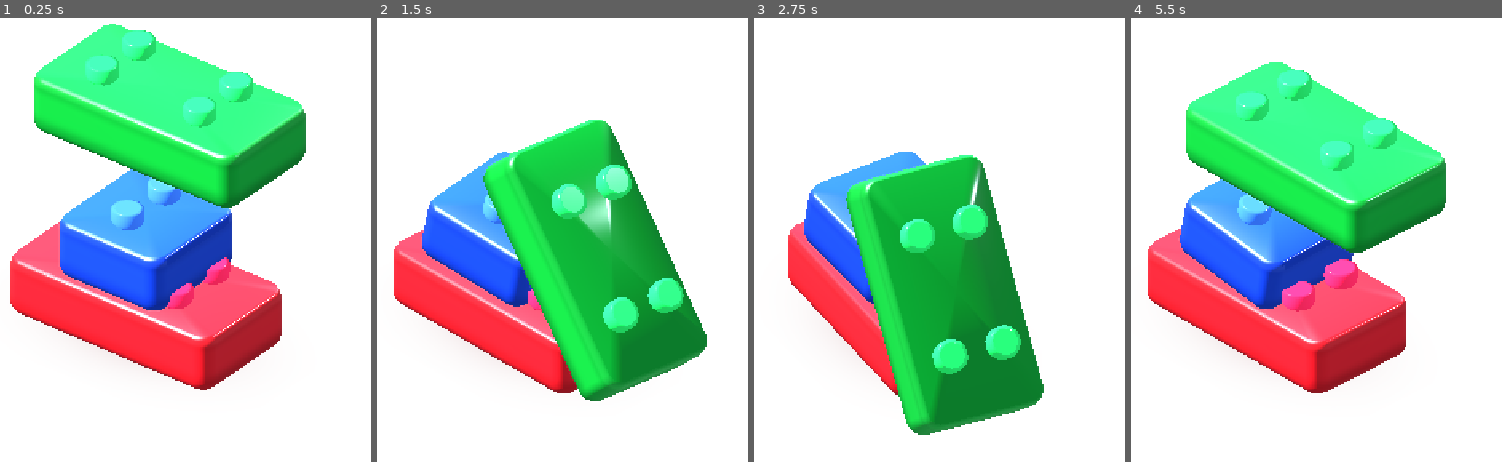
Above: before the commit, frames 1-4 (left to right).
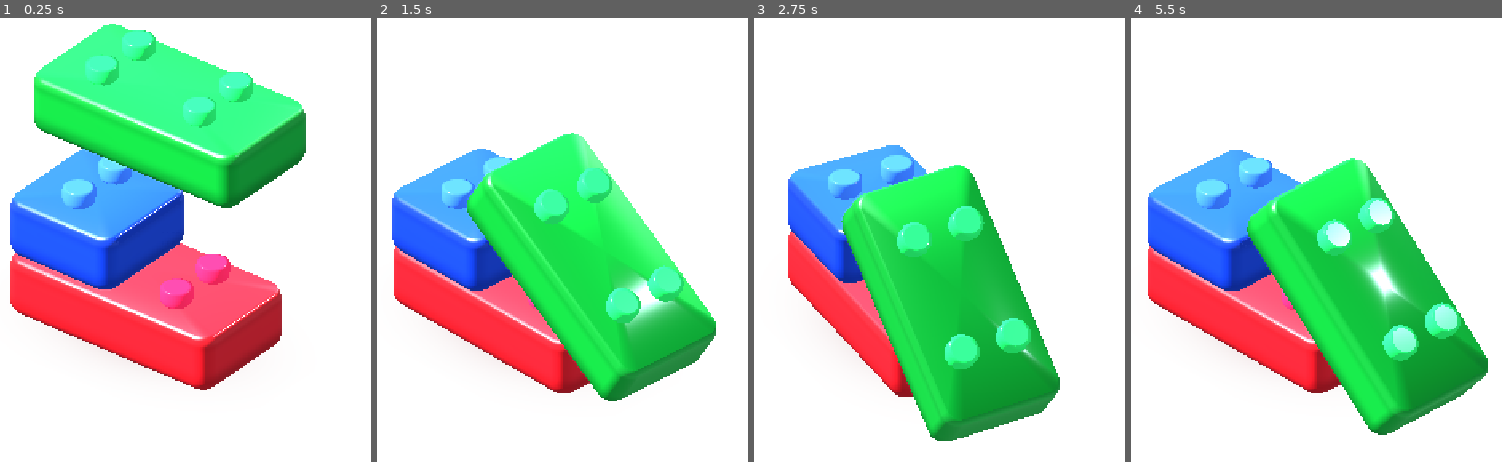
Above: after the commit, the same moments.

Repository: dbrckk/Jelly-bricks
Game: Godot game, scene res://prototypes/single_brick/physics_stack.tscn
Two runs of this game, one before a commit and one after it. Both use one fixed random seed, a clock stepped at 60 frames per second and the inputs below. This scene is started directly instead of the project's main scene.
Inputs (mouse positions are in pixels of both pictures, inside the frame that each line leads up to):
- Up to frame 1 (0.25 s): no input
- Up to frame 2 (1.5 s): tap Enter at 0.5 s; move the mouse to (621, 186) at 0.52 s; click (621, 186) at 0.67 s; drag from (432, 266) to (499, 386) at 1.27 s
- Up to frame 3 (2.75 s): move the mouse to (943, 49) at 2.02 s; click (943, 49) at 2.17 s
- Up to frame 4 (5.5 s): drag from (1253, 386) to (1142, 106) at 2.77 s; move the mouse to (1412, 346) at 3.52 s; click (1412, 346) at 3.67 s; drag from (1142, 106) to (1208, 26) at 4.27 s; move the mouse to (1297, 226) at 5.02 s; click (1297, 226) at 5.17 s

The runs differ from the first frame. In frame 1, 11% of the frame differs, in the area x 2-63%, y 29-66%; in frame 2, 24%; in frame 3, 24%; in frame 4, 40%, in the area x 4-97%, y 9-94%.

Commit message:
fix(physics): align short support cavity with lower molded studs

Diff:
--- a/native-godot/prototypes/single_brick/physics_stack.gd
+++ b/native-godot/prototypes/single_brick/physics_stack.gd
@@ -135,7 +135,10 @@
     if i == 0:
         return Vector3.ZERO
     if i == 1:
-        return Vector3(0.50, STEP, 0.0)
+        # A centered half-cell offset would place BOTH lower stud columns
+        # directly under this brick's rim, not inside its socket. Align
+        # one stud column to the shorter support's actual open pocket.
+        return Vector3(0.0, STEP, 0.0)
     return Vector3(0.24, 2.0 * STEP + START_LIFT, 0.0)
 
 func reset_stack() -> void:
